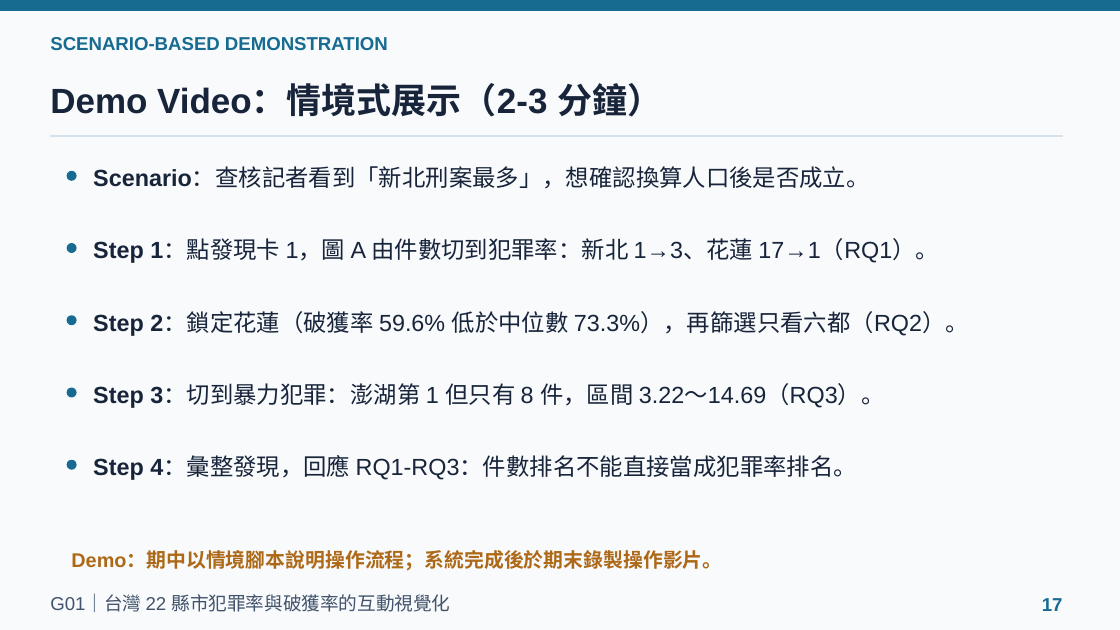
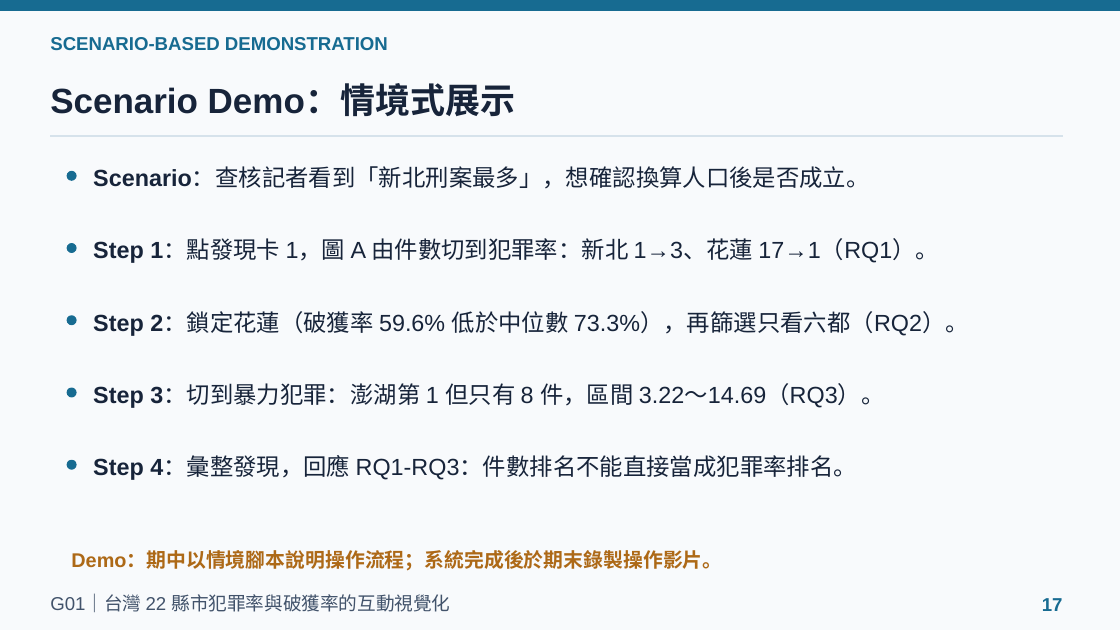
Before and after one commit to powerkaifu/taiwan-crime-rate-vis, a slide deck: slide 17 of docs/VIS_Final_Proposal_G01.pptx. Drawn at 1120x630 pixels with LibreOffice and Linux fonts; fonts in the diff are those of the drawing. Boxes give left, top, right and bottom in pixels: in the first picture for what was removed or moved away, otherwise in the second. Text is boxed around its words. In the diff, an @@ line names an element or a change of style, - is before the commit and + after.

```diff
--- a/docs/VIS_Final_Proposal_G01.pptx
+++ b/docs/VIS_Final_Proposal_G01.pptx
@@ text at (x1=50, y1=84, x2=515, y2=116): text changed @@
-Demo Video：情境式展示（2-3 分鐘）
+Scenario Demo：情境式展示
```
Also in this commit, not shown: 1 other slide changed.
